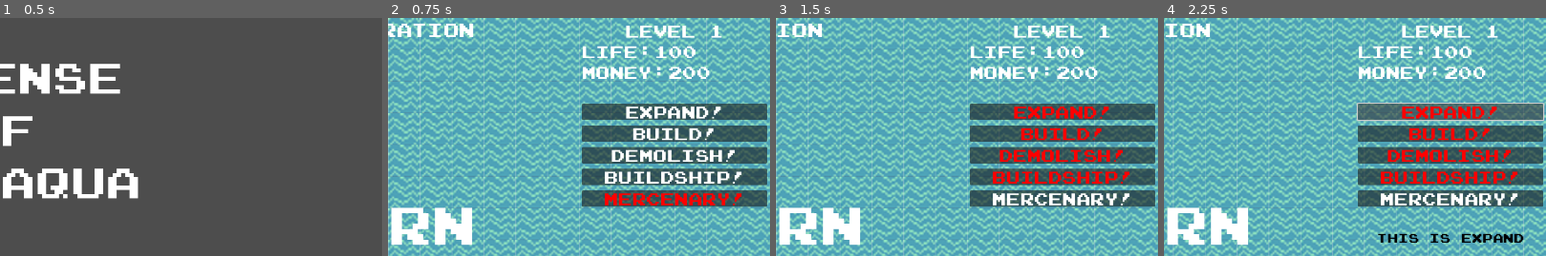
Above: before the commit, frames 1-4 (left to right).
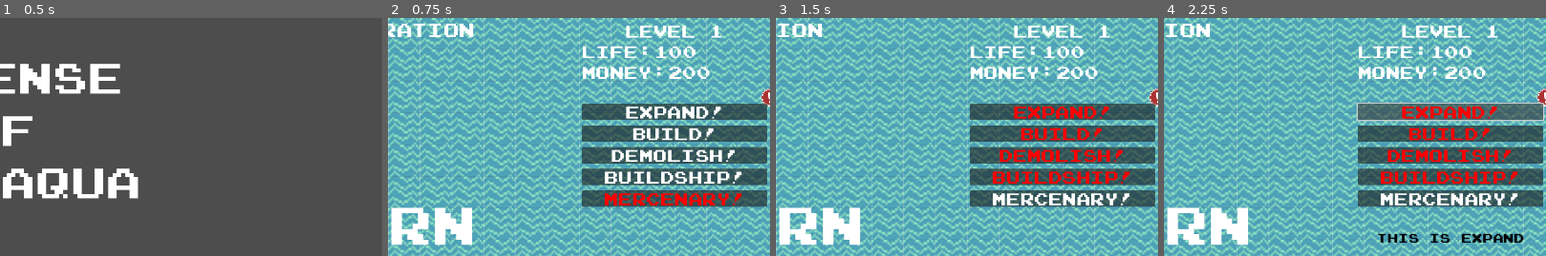
Above: after the commit, the same moments.

Repository: LeoZhang421/GameJam-2024-Pixel
Game: Godot game, scene res://Scenes/Start.tscn
Two runs of this game, one before a commit and one after it. Both use one fixed random seed, a clock stepped at 60 frames per second and the inputs below. Video files are missing from this copy of the repository; at most half a second of black plays in their place. Sound files missing from this copy of the repository are replaced by a short silence.
Inputs:
- Up to frame 1 (0.5 s): no input
- Up to frame 2 (0.75 s): click "Start!" at 0.5 s
- Up to frame 3 (1.5 s): click "D o n e" at 1.25 s
- Up to frame 4 (2.25 s): click "Expand!" at 2 s
The pictures show only the part of the screen within x 50-100%, y 0-50%; the shares and areas given below are measured in that part.

Frame 1 is identical in both runs. In frame 2, 0.1% of the frame differs, in the area x 97-100%, y 29-38%; in frame 3, 0.1%; in frame 4, 0.1%.

Commit message:
add warning ui

Diff:
--- a/Scenes/Utility/Warning.tscn
+++ b/Scenes/Utility/Warning.tscn
@@ -1,3 +1,10 @@
-[gd_scene format=3 uid="uid://c48d6gqtcvspt"]
+[gd_scene load_steps=3 format=3 uid="uid://c48d6gqtcvspt"]
 
-[node name="Warning" type="Sprite2D"]
+[ext_resource type="Script" path="res://Scenes/Utility/Warning.gd" id="1_vo3o2"]
+[ext_resource type="Texture2D" uid="uid://drcbrhby55v1i" path="res://Assets/Utility/Warning_0001.png" id="2_22u1w"]
+
+[node name="Warning" type="Node2D"]
+script = ExtResource("1_vo3o2")
+
+[node name="Sprite2D" type="Sprite2D" parent="."]
+texture = ExtResource("2_22u1w")
--- a/Scripts/Main.gd
+++ b/Scripts/Main.gd
@@ -24,6 +24,7 @@
 	$Camera2D.limit_bottom = (pathfinder.room_borders.size.y - 2) * pathfinder.scale - get_viewport().size.y/2
 	print("Test pathfind: ", pathfinder.find_path(Vector2(0,300), Vector2(1000,700)))
 	print("Sail Routes: ", pathfinder.get_sail_routes())
+	add_warning()
 
 
 # Called every frame. 'delta' is the elapsed time since the previous frame.
@@ -31,6 +32,14 @@
 	if $EnemyLayer.get_child_count() <= 0:
 		$HUD.complete_turn()
 		set_process(false)
+
+func add_warning():
+	var temp = pathfinder.get_monster_generator_position()
+	for location in temp:
+		var warning_scene = load("res://Scenes/Utility/Warning.tscn")
+		var warning = warning_scene.instantiate()
+		warning.position = location
+		add_child(warning)
 
 
 func _on_music_finished():
--- a/Scripts/pathfinder.gd
+++ b/Scripts/pathfinder.gd
@@ -50,9 +50,9 @@
 	harbour_history = s.tile_map.get_used_cells(3)
 	for harbour_position in harbour_history:
 		maze_original[harbour_position.x][harbour_position.y] = 3
-	enemy_spawn_history = s.tile_map.get_used_cells(3)
+	enemy_spawn_history = s.tile_map.get_used_cells(4)
 	for enemy_spawn_position in enemy_spawn_history:
-		maze_original[enemy_spawn_position.x][enemy_spawn_position.y] = 3
+		maze_original[enemy_spawn_position.x][enemy_spawn_position.y] = 4
 	debug = new_debug
 	scale = s.tile_map.tile_set.tile_size.x
 	room_borders.position = Vector2.ZERO
@@ -405,7 +405,7 @@
 	return temp
 
 # 获取敌人出生点的全局坐标
-func get_enemy_spawn_position():
+func get_monster_generator_position():
 	var temp = []
 	for i in enemy_spawn_history:
 		temp.append(get_global_position(i))
Renamed: Scripts/Warning.gd -> Scenes/Utility/Warning.gd
